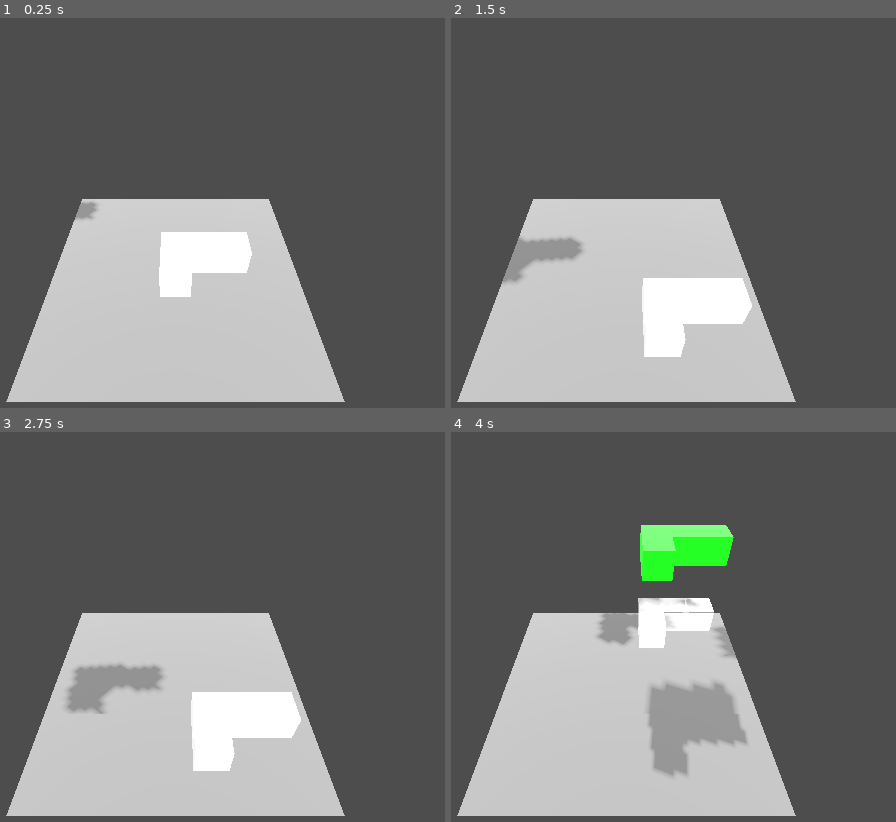
Above: before the commit, frames 1-4 (two rows, left to right).
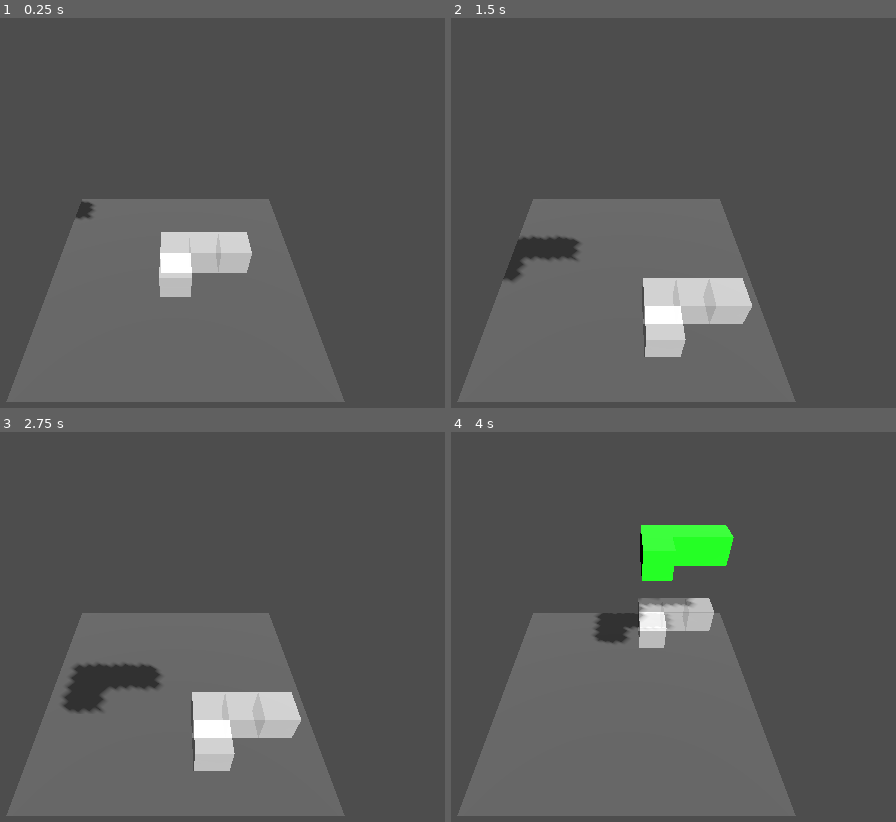
Above: after the commit, the same moments.

Repository: tuvshinerdene1/GameDevCourse2025
Game: Godot game, scene res://main.tscn
Same seed, same stepped clock (60 frames per second), same inputs: the game is played once before the commit and once after it.
Inputs:
- Up to frame 1 (0.25 s): no input
- Up to frame 2 (1.5 s): tap Enter at 0.5 s; hold Right (move_right) 0.53-1.28 s; hold Down (move_down) from 1.28 s (still down)
- Up to frame 3 (2.75 s): tap Space (boost_left) at 2 s; release Down (move_down) at 2.03 s; hold Right (move_right) from 2.03 s (still down)
- Up to frame 4 (4 s): release Right (move_right) at 2.78 s; hold Up (move_up) 2.78-3.53 s; tap Enter at 3.5 s; hold Space (boost_left) from 3.53 s (still down)

The runs differ from the first frame. In frame 1, 30% of the frame differs, in the area x 1-78%, y 46-99%; in frame 2, 30%; in frame 3, 30%; in frame 4, 32%, in the area x 1-78%, y 23-99%.

Commit message:
bit playable right now

Diff:
--- a/3d-tetris/main.tscn
+++ b/3d-tetris/main.tscn
@@ -29,6 +29,7 @@
 
 [node name="DirectionalLight3D" type="DirectionalLight3D" parent="."]
 transform = Transform3D(0.583446, -0.286702, -0.759864, 0.665497, -0.367511, 0.649653, -0.465515, -0.884724, -0.0236234, -5.58338, 10, 5)
+visible = false
 shadow_enabled = true
 
 [node name="DirectionalLight3D2" type="DirectionalLight3D" parent="."]
@@ -37,6 +38,7 @@
 
 [node name="DirectionalLight3D3" type="DirectionalLight3D" parent="."]
 transform = Transform3D(0.264863, -0.962858, -0.0524639, -0.720522, -0.233773, 0.652839, -0.640855, -0.135111, -0.755678, 1.34328, 10, -7.70737)
+visible = false
 shadow_enabled = true
 
 [node name="DirectionalLight3D4" type="DirectionalLight3D" parent="."]
--- a/3d-tetris/project.godot
+++ b/3d-tetris/project.godot
@@ -46,7 +46,7 @@
 ]
 }
 boost_left={
-"deadzone": 0.2,
+"deadzone": 0.0,
 "events": [Object(InputEventKey,"resource_local_to_scene":false,"resource_name":"","device":-1,"window_id":0,"alt_press …(191 unchanged characters)…
 , Object(InputEventJoypadButton,"resource_local_to_scene":false,"resource_name":"","device":-1,"button_index":9,"pressure":0.0,"pressed":true,"script":null)
 ]
@@ -90,7 +90,7 @@
 ]
 }
 boost_right={
-"deadzone": 0.2,
+"deadzone": 0.0,
 "events": [Object(InputEventJoypadButton,"resource_local_to_scene":false,"resource_name":"","device":-1,"button_index":10,"pressure":0.0,"pressed":true,"script":null)
 ]
 }
